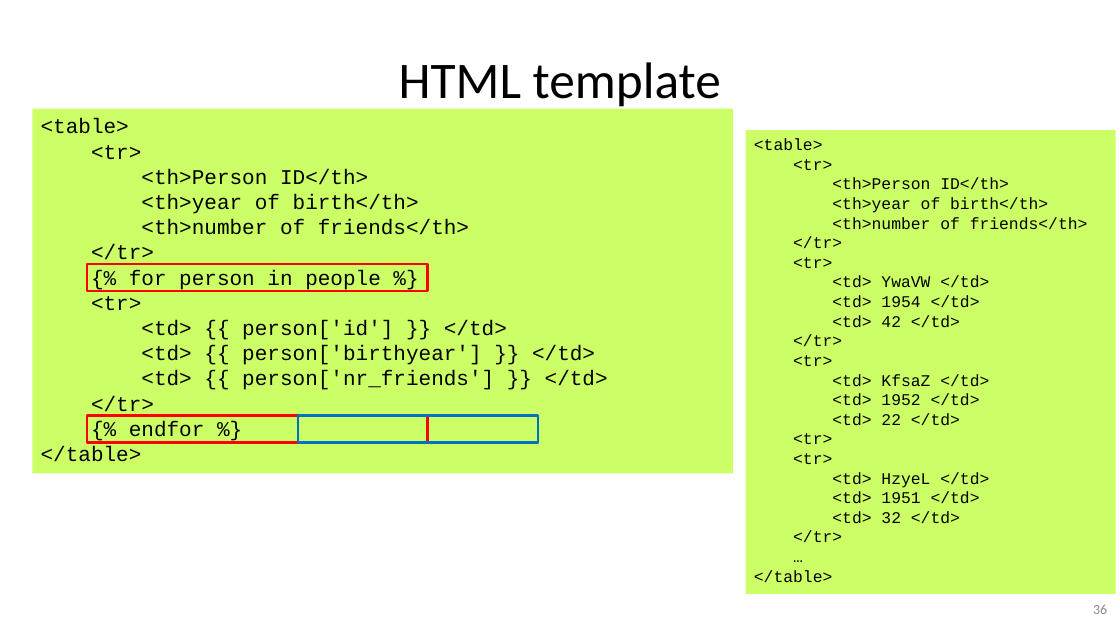
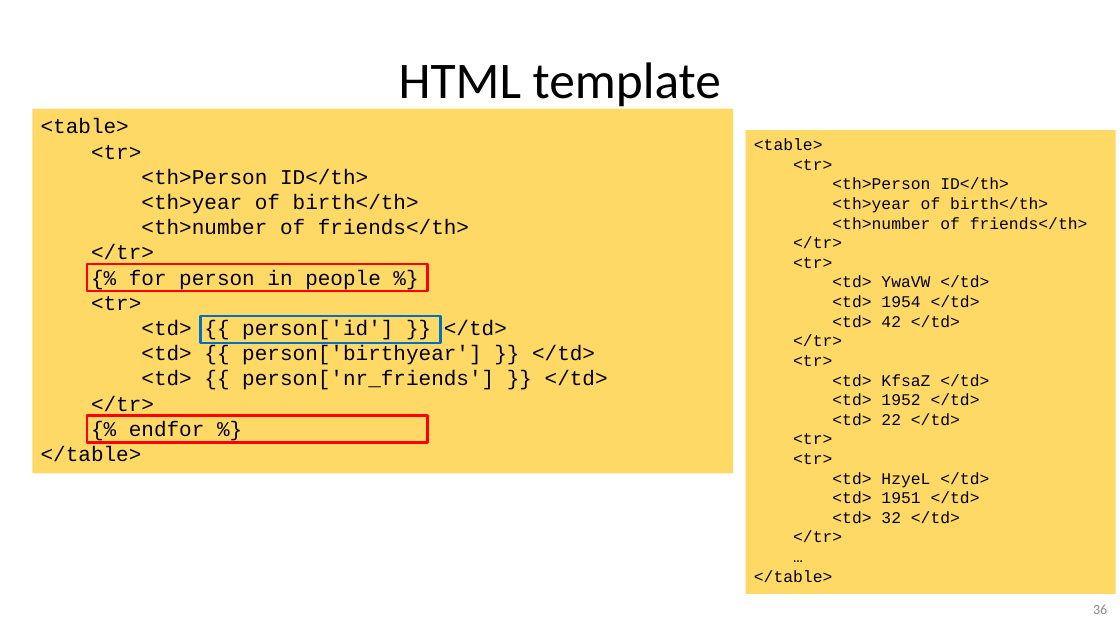
Before and after one commit to gjbex/Python-for-systems-programming, a slide deck: slide 36 of python_for_systems_programming.pptx. Drawn at 1120x630 pixels with LibreOffice and Linux fonts; fonts in the diff are those of the drawing. Boxes give left, top, right and bottom in pixels: in the first picture for what was removed or moved away, otherwise in the second. Text is boxed around its words. In the diff, an @@ line names an element or a change of style, - is before the commit and + after.

Commit message:
Improve slide formatting

```diff
--- a/python_for_systems_programming.pptx
+++ b/python_for_systems_programming.pptx
@@ rectangle "<table>" at bbox=[33, 108, 734, 473]: fill #CCFF66 to #FFD966 @@
@@ rectangle "<table>" at bbox=[746, 130, 1116, 594]: fill #CCFF66 to #FFD966 @@
@@ rectangle: place and size @@
-rectangle at bbox=[298, 416, 539, 443]
+rectangle at bbox=[201, 316, 441, 343]
```
Also in this commit, not shown: 5 other slides changed.
